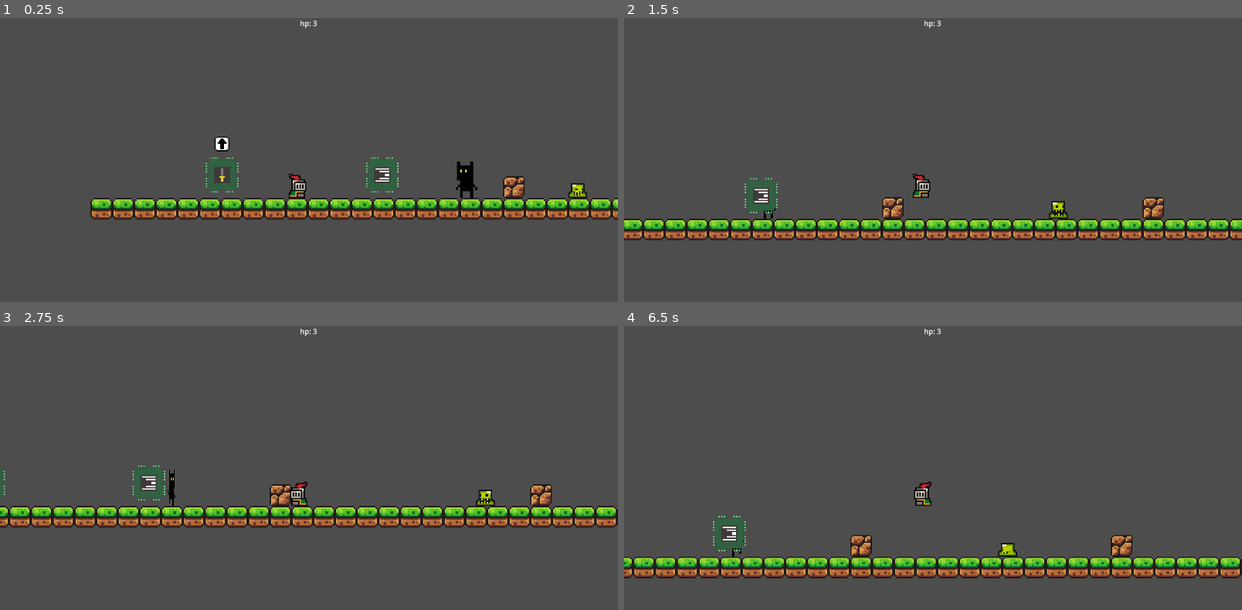
Above: before the commit, frames 1-4 (two rows, left to right).
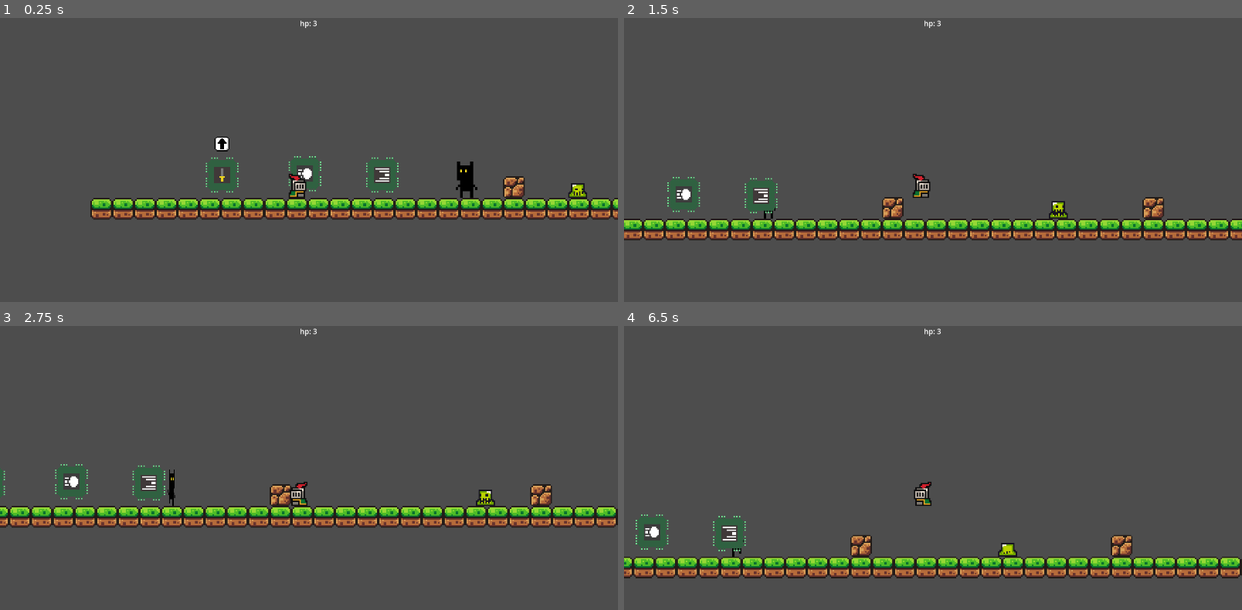
Above: after the commit, the same moments.

Repository: frangr94/doge-bonk
Game: Godot game, scene res://scenes/levels/tutorial.tscn
Two runs of this game, one before a commit and one after it. Both use one fixed random seed, a clock stepped at 60 frames per second and the inputs below. Sound files missing from this copy of the repository are replaced by a short silence.
Inputs:
- Up to frame 1 (0.25 s): no input
- Up to frame 2 (1.5 s): hold Right (move_right) from 0.53 s (still down); tap A (attack) at 0.6 s; tap Space (jump) at 0.77 s; tap S (shoot) at 0.8, 1.35 s
- Up to frame 3 (2.75 s): tap Space (jump) at 1.52 s; tap A (attack) at 1.55, 2.1 s; release Right (move_right) at 2.03 s; hold Left (move_left) from 2.03 s (still down); tap S (shoot) at 2.3 s
- Up to frame 4 (6.5 s): release Left (move_left) at 2.78 s; hold Right (move_right) 2.78-4.28 s; tap Shift (dash) at 2.85 s; tap Space (jump) at 3.02, 3.77, 4.52, 6.02 s; tap A (attack) at 3.05, 4.35, 5.85 s; tap S (shoot) at 3.6, 5.1 s; hold Left (move_left) 4.28-5.03 s; hold Right (move_right) 5.03-5.78 s; hold Left (move_left) from 5.78 s (still down)

The runs differ from the first frame. In frame 1, 0.3% of the frame differs, in the area x 46-52%, y 48-62%; in frame 2, 0.4%, in the area x 7-13%, y 55-69%; in frame 3, 0.4%; in frame 4, 0.4%.

Commit message:
add kamehameha

Diff:
--- a/scenes/characters/player.tscn
+++ b/scenes/characters/player.tscn
@@ -92,6 +92,22 @@
 atlas = ExtResource("2_yewv4")
 region = Rect2(128, 64, 32, 32)
 
+[sub_resource type="AtlasTexture" id="AtlasTexture_rfou0"]
+atlas = ExtResource("2_yewv4")
+region = Rect2(0, 0, 32, 32)
+
+[sub_resource type="AtlasTexture" id="AtlasTexture_vkt2s"]
+atlas = ExtResource("2_yewv4")
+region = Rect2(32, 0, 32, 32)
+
+[sub_resource type="AtlasTexture" id="AtlasTexture_6ux5t"]
+atlas = ExtResource("2_yewv4")
+region = Rect2(64, 0, 32, 32)
+
+[sub_resource type="AtlasTexture" id="AtlasTexture_lvr6b"]
+atlas = ExtResource("2_yewv4")
+region = Rect2(96, 0, 32, 32)
+
 [sub_resource type="AtlasTexture" id="AtlasTexture_rpnd8"]
 atlas = ExtResource("2_yewv4")
 region = Rect2(0, 64, 32, 32)
@@ -249,6 +265,23 @@
 }],
 "loop": false,
 "name": &"jump",
+"speed": 10.0
+}, {
+"frames": [{
+"duration": 1.0,
+"texture": SubResource("AtlasTexture_rfou0")
+}, {
+"duration": 1.0,
+"texture": SubResource("AtlasTexture_vkt2s")
+}, {
+"duration": 1.0,
+"texture": SubResource("AtlasTexture_6ux5t")
+}, {
+"duration": 1.0,
+"texture": SubResource("AtlasTexture_lvr6b")
+}],
+"loop": true,
+"name": &"kamehameha",
 "speed": 10.0
 }, {
 "frames": [{
@@ -320,9 +353,9 @@
 [node name="AnimatedSprite2D" type="AnimatedSprite2D" parent="."]
 position = Vector2(-8, -7)
 sprite_frames = SubResource("SpriteFrames_qgnko")
-animation = &"attack"
+animation = &"kamehameha"
 autoplay = "idle"
-frame = 1
+frame_progress = 0.045226667
 
 [node name="attack_area" type="Area2D" parent="." groups=["sword"]]
 position = Vector2(-3, -5)
@@ -344,3 +377,7 @@
 stream = ExtResource("6_kqtwu")
 
 [node name="interacting_component" parent="." instance=ExtResource("7_6eyoc")]
+position = Vector2(-8, -5)
+
+[node name="kamehameha_position" type="Marker2D" parent="."]
+position = Vector2(-7, -3)
--- a/scenes/enemies/shadow_pixeler.tscn
+++ b/scenes/enemies/shadow_pixeler.tscn
@@ -66,7 +66,7 @@
 [sub_resource type="RectangleShape2D" id="RectangleShape2D_niev6"]
 size = Vector2(14, 24)
 
-[node name="shadow_pixeler" type="Area2D" groups=["sword"]]
+[node name="shadow_pixeler" type="Area2D" groups=["kamehameha", "sword"]]
 collision_layer = 32
 collision_mask = 32
 script = ExtResource("1_jvxqa")
@@ -91,3 +91,4 @@
 stream = ExtResource("4_niev6")
 
 [connection signal="area_entered" from="." to="." method="_on_area_entered"]
+[connection signal="body_entered" from="." to="." method="_on_body_entered"]
--- a/scenes/enemies/slime_green.tscn
+++ b/scenes/enemies/slime_green.tscn
@@ -120,7 +120,7 @@
 [sub_resource type="RectangleShape2D" id="RectangleShape2D_wmdco"]
 size = Vector2(12, 10)
 
-[node name="slime_green" type="Area2D" groups=["sword"]]
+[node name="slime_green" type="Area2D" groups=["kamehameha", "sword"]]
 collision_layer = 32
 collision_mask = 32
 script = ExtResource("1_sarh6")
@@ -156,3 +156,4 @@
 shape = SubResource("RectangleShape2D_wmdco")
 
 [connection signal="area_entered" from="." to="." method="_on_area_entered"]
+[connection signal="body_entered" from="." to="." method="_on_body_entered"]
--- a/scenes/levels/tutorial.tscn
+++ b/scenes/levels/tutorial.tscn
@@ -8,6 +8,7 @@
 [ext_resource type="PackedScene" uid="uid://cfewry10rw70c" path="res://scenes/enemies/shadow_pixeler.tscn" id="6_7ac3l"]
 [ext_resource type="PackedScene" uid="uid://br0xwtyky3mkg" path="res://scenes/unlock/sword_unlocker.tscn" id="7_iig34"]
 [ext_resource type="PackedScene" uid="uid://csxm3rtjudtwn" path="res://scenes/unlock/dash_unlocker.tscn" id="8_3e81p"]
+[ext_resource type="PackedScene" uid="uid://co8a822bhxyr3" path="res://scenes/unlock/kamehameha_unlocker.tscn" id="9_g7bfq"]
 
 [sub_resource type="TileSetAtlasSource" id="TileSetAtlasSource_ub0e1"]
 texture = ExtResource("1_ub0e1")
@@ -278,3 +279,6 @@
 
 [node name="dash_unlocker" parent="." instance=ExtResource("8_3e81p")]
 position = Vector2(151, 31)
+
+[node name="kamehameha_unlocker" parent="." instance=ExtResource("9_g7bfq")]
+position = Vector2(94, 30)
--- /dev/null
+++ b/scenes/projectiles/kamehameha.tscn
@@ -0,0 +1,61 @@
+[gd_scene load_steps=8 format=3 uid="uid://cvpm5nwrr1npl"]
+
+[ext_resource type="Texture2D" uid="uid://dj41vdcoi8om6" path="res://assets/sprites/kamehameha_glow.png" id="1_y5310"]
+
+[sub_resource type="GDScript" id="GDScript_y5310"]
+script/source = "extends CharacterBody2D
+
+var SPEED = 200
+
+var vel:float
+
+func _physics_process(delta: float) -> void:
+
+	move_local_x(vel * SPEED * delta)
+	pass
+"
+
+[sub_resource type="AtlasTexture" id="AtlasTexture_gtefp"]
+atlas = ExtResource("1_y5310")
+region = Rect2(0, 0, 32, 32)
+
+[sub_resource type="AtlasTexture" id="AtlasTexture_6xrtc"]
+atlas = ExtResource("1_y5310")
+region = Rect2(32, 0, 32, 32)
+
+[sub_resource type="AtlasTexture" id="AtlasTexture_k6yy8"]
+atlas = ExtResource("1_y5310")
+region = Rect2(64, 0, 32, 32)
+
+[sub_resource type="SpriteFrames" id="SpriteFrames_k6yy8"]
+animations = [{
+"frames": [{
+"duration": 1.0,
+"texture": SubResource("AtlasTexture_gtefp")
+}, {
+"duration": 1.0,
+"texture": SubResource("AtlasTexture_6xrtc")
+}, {
+"duration": 1.0,
+"texture": SubResource("AtlasTexture_k6yy8")
+}],
+"loop": true,
+"name": &"shoot",
+"speed": 10.0
+}]
+
+[sub_resource type="CircleShape2D" id="CircleShape2D_y5310"]
+
+[node name="kamehameha" type="CharacterBody2D" groups=["kamehameha"]]
+collision_layer = 32
+collision_mask = 32
+script = SubResource("GDScript_y5310")
+
+[node name="AnimatedSprite2D" type="AnimatedSprite2D" parent="." groups=["kamehameha"]]
+sprite_frames = SubResource("SpriteFrames_k6yy8")
+animation = &"shoot"
+autoplay = "shoot"
+frame_progress = 0.9039959
+
+[node name="CollisionShape2D" type="CollisionShape2D" parent="." groups=["kamehameha"]]
+shape = SubResource("CircleShape2D_y5310")
--- /dev/null
+++ b/scenes/unlock/kamehameha_unlocker.tscn
@@ -0,0 +1,20 @@
+[gd_scene load_steps=5 format=3 uid="uid://co8a822bhxyr3"]
+
+[ext_resource type="Texture2D" uid="uid://rqvjkc7cylud" path="res://assets/sprites/kamehameha_chip.png" id="1_lyh5q"]
+[ext_resource type="Script" uid="uid://b43cgheaq61ns" path="res://scripts/unlock/kamehameha_unlocker.gd" id="1_ubbfr"]
+[ext_resource type="PackedScene" uid="uid://mx1ohb66roc1" path="res://scenes/unlock/interactable.tscn" id="2_ubbfr"]
+
+[sub_resource type="RectangleShape2D" id="RectangleShape2D_gdyb1"]
+size = Vector2(36, 35)
+
+[node name="kamehameha_unlocker" type="Area2D"]
+script = ExtResource("1_ubbfr")
+
+[node name="Sprite2D" type="Sprite2D" parent="."]
+texture = ExtResource("1_lyh5q")
+
+[node name="interactable" parent="." instance=ExtResource("2_ubbfr")]
+
+[node name="CollisionShape2D" type="CollisionShape2D" parent="interactable"]
+position = Vector2(-1, -0.5)
+shape = SubResource("RectangleShape2D_gdyb1")
--- a/scripts/enemies/shadow_pixeler.gd
+++ b/scripts/enemies/shadow_pixeler.gd
@@ -11,12 +11,17 @@
 func _on_area_entered(area: Area2D) -> void:
 	if area.is_in_group("sword"):
 		audio_stream_player.play()
-		killzone.monitoring = false
-		await get_tree().create_timer(0.4).timeout
-		killzone.monitoring = true
+		await audio_stream_player.finished
 		hp -= 1
-		if hp == 0:
-			killzone.queue_free()
-			queue_free()
-		else:
-			animated_sprite_2d.play("idle")
+
+
+func _on_body_entered(body: Node2D) -> void:
+	if body.is_in_group("kamehameha"):
+		audio_stream_player.play()
+		await audio_stream_player.finished
+		hp -= 2
+
+func _process(_delta: float) -> void:
+	if hp <= 0:
+		killzone.queue_free()
+		queue_free()
--- a/scripts/enemies/slime_green.gd
+++ b/scripts/enemies/slime_green.gd
@@ -13,7 +13,19 @@
 var dead = false
 
 
-# Called every frame. 'delta' is the elapsed time since the previous frame.
+
+func _on_area_entered(area: Area2D) -> void:
+	if area.is_in_group("sword"):
+		audio_stream_player.play()
+		await audio_stream_player.finished
+		hp -= 1
+
+func _on_body_entered(body: Node2D) -> void:
+	if body.is_in_group("kamehameha"):
+		audio_stream_player.play()
+		await audio_stream_player.finished
+		hp -= 2
+
 func _process(delta: float) -> void:
 	# move and colide with objects
 	if ray_cast_right.is_colliding():
@@ -24,19 +36,6 @@
 		animated_sprite_2d.flip_h = false
 	position.x += direction * SPEED * delta
 
-
-func _on_area_entered(area: Area2D) -> void:
-	if area.is_in_group("sword"):
-		audio_stream_player.play()
-		SPEED = 0
-		killzone.monitoring = false
-		await get_tree().create_timer(0.4).timeout
-		killzone.monitoring = true
-		SPEED = 60
-		hp -= 1
-		if hp == 0:
-			killzone.queue_free()
-			SPEED = 0
-			queue_free()
-		else:
-			animated_sprite_2d.play("idle")
+	if hp <= 0:
+		killzone.queue_free()
+		queue_free()
--- a/scripts/global/game_manager.gd
+++ b/scripts/global/game_manager.gd
@@ -4,7 +4,7 @@
 var attack_unlock = false
 var dash_unlock = false
 var double_jump_unlock = true
-var pogo_unlock = true
+var kamehameha_unlock = false
 
 @onready var hp_label: Label = $CanvasLayer/hp_label
 
--- a/scripts/player/player_movement.gd
+++ b/scripts/player/player_movement.gd
@@ -4,6 +4,8 @@
 @onready var animated_sprite_2d: AnimatedSprite2D = $AnimatedSprite2D
 @onready var collision_shape_2d: CollisionShape2D = $attack_area/CollisionShape2D
 @onready var sword_slash_sound: AudioStreamPlayer = $sword_slash_sound
+@onready var kamehameha = preload("uid://cvpm5nwrr1npl")
+@onready var kamehameha_position: Marker2D = $kamehameha_position
 
 # running and jump speed
 const SPEED = 190.0
@@ -20,9 +22,11 @@
 const DASH_COOLDOWN = 0.5 #seconds
 
 # double jump controller
-
 var MAX_JUMPS = 1
 var jump_count = 0
+
+# kamahameha controller
+var isShooting = false
 
 
 
@@ -73,18 +77,15 @@
 		if not isAttacking:
 			$attack_area/CollisionShape2D.disabled = true
 
+
+
+
 	if Input.is_action_just_pressed("dash") and not isDashing and not isAttacking:
 		start_dash()
 
 	if isAttacking:
-		#var direction := Input.get_axis("move_left", "move_right")
-		#if direction > 0:
-			#animated_sprite_2d.flip_h = false
-			#collision_shape_2d.position = Vector2(8,0)
-		#elif direction < 0:
-			#animated_sprite_2d.flip_h = true
-			#collision_shape_2d.position = Vector2(-8,0)
 		velocity.x = 0
+
 	elif isDashing:
 		# Maintain roll velocity
 		pass
@@ -93,9 +94,11 @@
 		if direction > 0:
 			animated_sprite_2d.flip_h = false
 			collision_shape_2d.position = Vector2(8,0)
+			kamehameha_position.scale.x = 1
 		elif direction < 0:
 			animated_sprite_2d.flip_h = true
 			collision_shape_2d.position = Vector2(-8,0)
+			kamehameha_position.scale.x = -1
 
 		if direction:
 			velocity.x = direction * SPEED
@@ -104,6 +107,16 @@
 			velocity.x = move_toward(velocity.x, 0, SPEED)
 			animated_sprite_2d.play("idle")
 
+		# kamehameha
+		if Input.is_action_just_pressed("shoot") and not isAttacking and GameManager.kamehameha_unlock == true and not isShooting:
+			isShooting = true
+			var k = kamehameha.instantiate()
+			k.global_position = kamehameha_position.global_position
+			k.vel = kamehameha_position.scale.x
+			get_parent().add_child(k)
+			await get_tree().create_timer(2).timeout
+			isShooting = false
+
 	move_and_slide()
 	# reset jumps
 	if is_on_floor():
--- /dev/null
+++ b/scripts/projectiles/kamehameha.gd
@@ -0,0 +1,11 @@
+extends CharacterBody2D
+
+
+# Called when the node enters the scene tree for the first time.
+func _ready() -> void:
+	pass # Replace with function body.
+
+
+# Called every frame. 'delta' is the elapsed time since the previous frame.
+func _process(delta: float) -> void:
+	pass
--- /dev/null
+++ b/scripts/unlock/kamehameha_unlocker.gd
@@ -0,0 +1,12 @@
+extends Area2D
+
+@onready var interactable: Area2D = $interactable
+
+func _ready() -> void:
+	interactable.interact = _on_interact
+
+func _on_interact():
+	GameManager.kamehameha_unlock = true
+	interactable.is_interactable = false
+	print("kamehameha_unlock: " + str(GameManager.attack_unlock))
+	queue_free()
Binary file removed: assets/sprites/kamehameha.png
Binary file added: assets/sprites/kamehameha_chip.png
Not shown, added: assets/sprites/kamehameha_chip.png.import
Binary file added: assets/sprites/kamehameha_glow.png
Not shown, changed: assets/sprites/kamehameha_glow.png.import
Not shown: 1 places in scenes/characters/player.tscn that only renumber resources
Not shown: 1 places in scenes/levels/tutorial.tscn that only renumber resources
Not shown, added: scripts/projectiles/kamehameha.gd.uid
Not shown, added: scripts/unlock/kamehameha_unlocker.gd.uid
